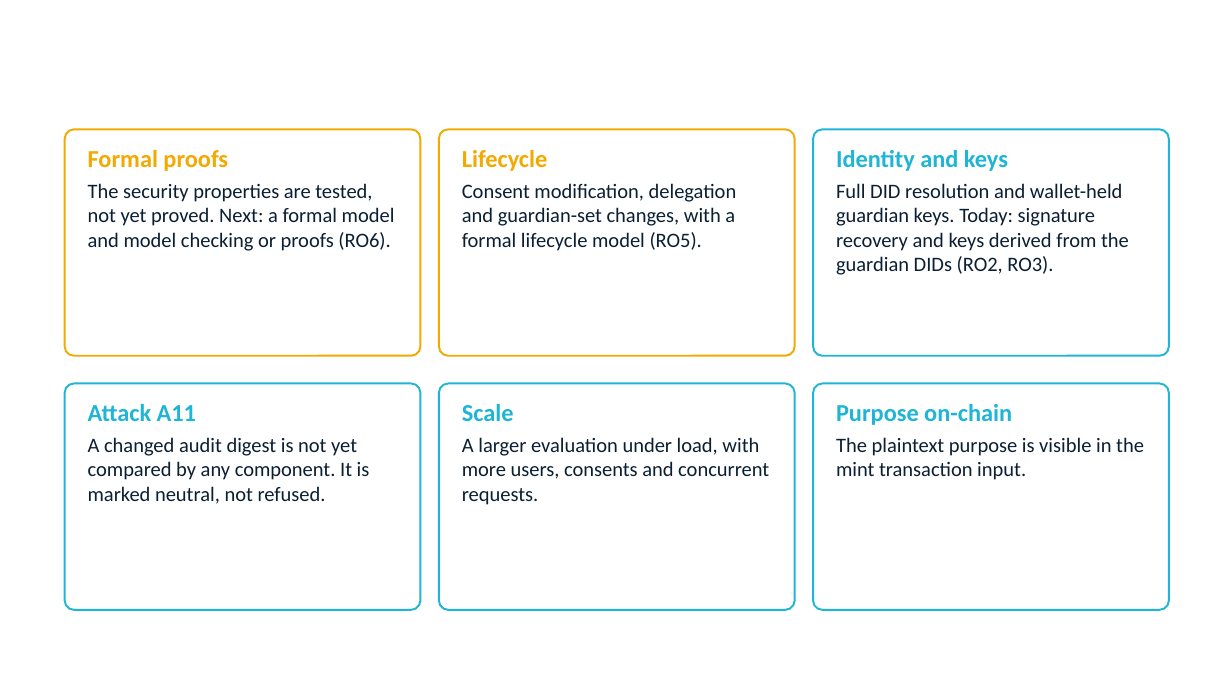
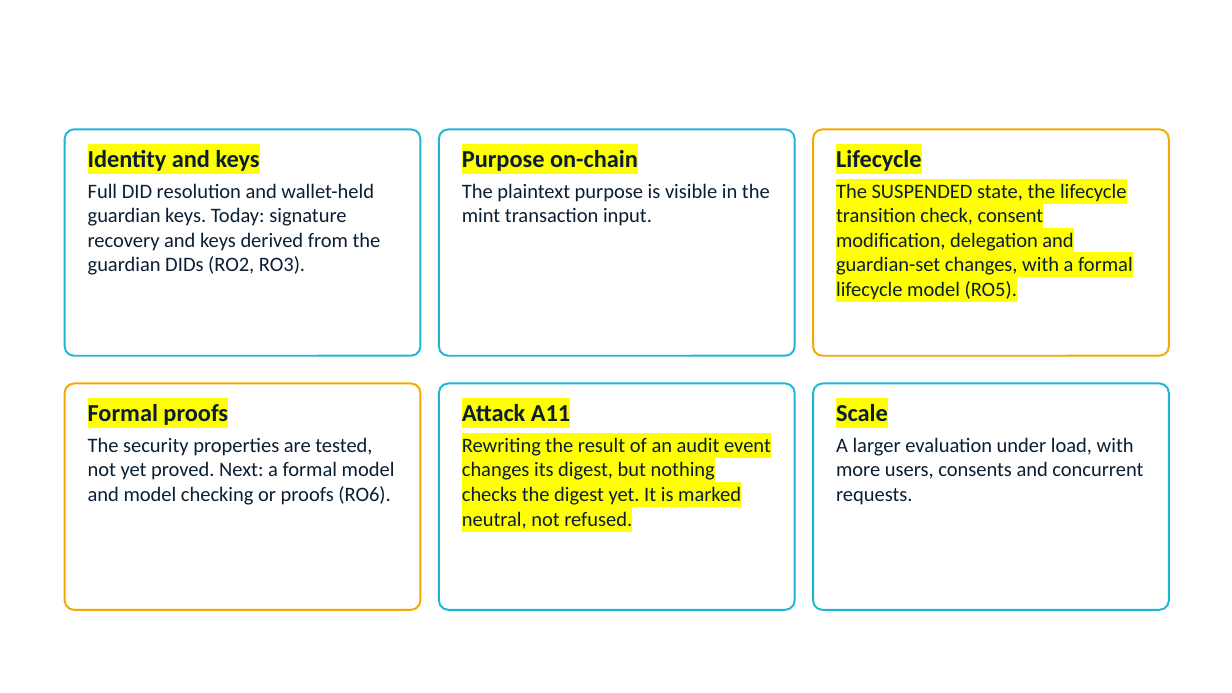
Before and after one commit to yasir12345678900/HealthRWA-Sepolia-Personal-try, a slide deck: slide 27 of docs/Yasir_Candidature_Reassessment_Slides_Simple_YELLOW_changes.pptx. Drawn at 1232x693 pixels with LibreOffice and Linux fonts; fonts in the diff are those of the drawing; background and template pictures are left out. Boxes give left, top, right and bottom in pixels: in the first picture for what was removed or moved away, otherwise in the second. Text is boxed around its words. In the diff, an @@ line names an element or a change of style, - is before the commit and + after.

```diff
--- a/docs/Yasir_Candidature_Reassessment_Slides_Simple_YELLOW_changes.pptx
+++ b/docs/Yasir_Candidature_Reassessment_Slides_Simple_YELLOW_changes.pptx
@@ rounded rectangle at bbox=[65, 129, 421, 356]: outline #F2A900 1.5 pt to #1FB5D6 1.5 pt @@
@@ rounded rectangle at bbox=[439, 129, 795, 356]: outline #F2A900 1.5 pt to #1FB5D6 1.5 pt @@
@@ rounded rectangle at bbox=[813, 129, 1169, 356]: outline #1FB5D6 1.5 pt to #F2A900 1.5 pt @@
@@ text at bbox=[88, 150, 381, 275]: text changed @@
-Formal proofs
-The security properties are tested, not yet proved. Next: a formal model and model checking or proofs (RO6).
+Identity and keys
+Full DID resolution and wallet-held guardian keys. Today: signature recovery and keys derived from the guardian DIDs (RO2, RO3).
@@ text at bbox=[462, 150, 770, 226]: text changed @@
-Lifecycle
-Consent modification, delegation and guardian-set changes, with a formal lifecycle model (RO5).
+Purpose on-chain
+The plaintext purpose is visible in the mint transaction input.
@@ text at bbox=[836, 150, 1133, 300]: text changed @@
-Identity and keys
-Full DID resolution and wallet-held guardian keys. Today: signature recovery and keys derived from the guardian DIDs (RO2, RO3).
+Lifecycle
+The SUSPENDED state, the lifecycle transition check, consent modification, delegation and guardian-set changes, with a formal lifecycle model (RO5).
@@ rounded rectangle at bbox=[65, 384, 421, 610]: outline #1FB5D6 1.5 pt to #F2A900 1.5 pt @@
@@ text at bbox=[88, 404, 395, 505]: text changed @@
-Attack A11
-A changed audit digest is not yet compared by any component. It is marked neutral, not refused.
+Formal proofs
+The security properties are tested, not yet proved. Next: a formal model and model checking or proofs (RO6).
@@ text at bbox=[462, 404, 771, 529]: text changed @@
-Scale
-A larger evaluation under load, with more users, consents and concurrent requests.
+Attack A11
+Rewriting the result of an audit event changes its digest, but nothing checks the digest yet. It is marked neutral, not refused.
@@ text at bbox=[836, 404, 1143, 505]: text changed @@
-Purpose on-chain
-The plaintext purpose is visible in the mint transaction input.
+Scale
+A larger evaluation under load, with more users, consents and concurrent requests.
```
Also in this commit, not shown: 15 other slides changed, 3 other files.
